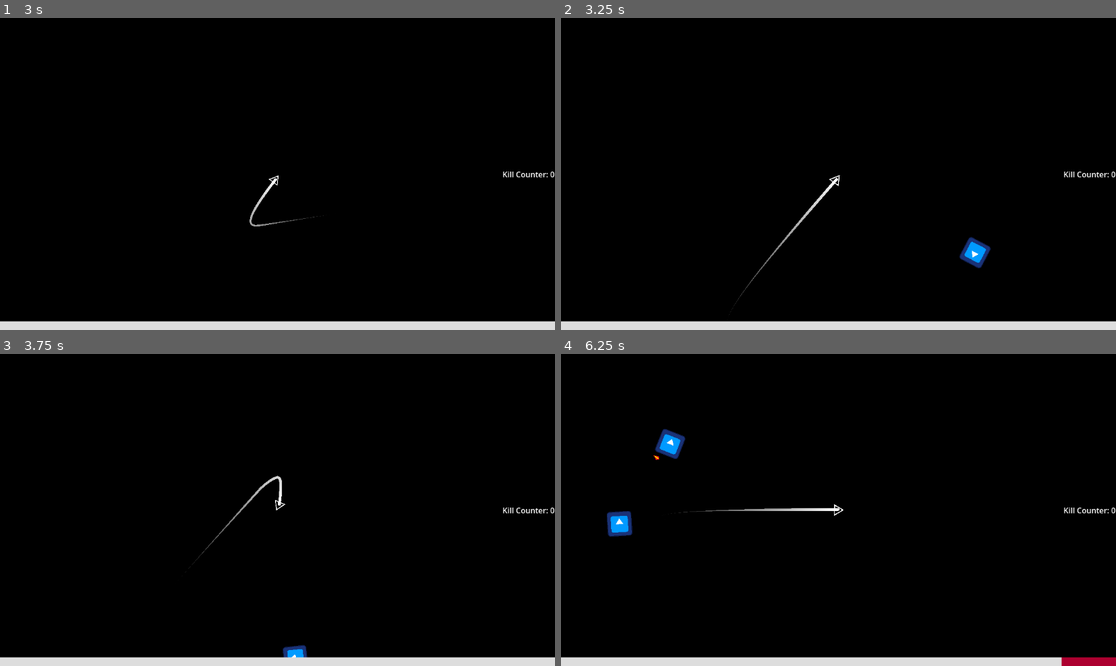
Above: before the commit, frames 1-4 (two rows, left to right).
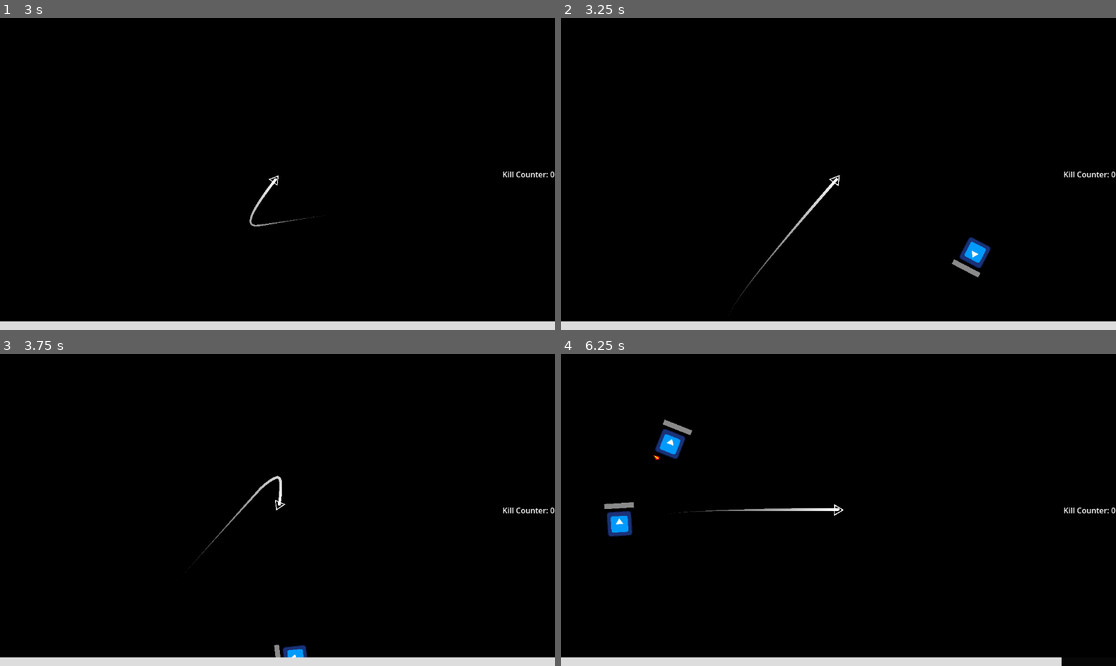
Above: after the commit, the same moments.

Repository: HazarBakir/void_blade
Game: Godot game, scene res://Scenes/main_menu.tscn
Two runs of this game, one before a commit and one after it. Both use one fixed random seed, a clock stepped at 60 frames per second and the inputs below. The engine's default icon, where the game draws it, is replaced by a stand-in: a white triangle on a blue panel in a dark square.
Inputs (mouse positions are in pixels of both pictures, inside the frame that each line leads up to):
- Up to frame 1 (3 s): click "Play" at 0.5 s; move the mouse to (399, 158) at 1.27 s; press the mouse at (399, 158) at 1.28 s; move the mouse to (166, 189) at 2.02 s; release the mouse at (166, 189) at 2.03 s; click (166, 189) at 2.1 s; tap Enter at 2.75 s; move the mouse to (333, 105) at 2.77 s; press the mouse at (333, 105) at 2.78 s
- Up to frame 2 (3.25 s): no input
- Up to frame 3 (3.75 s): move the mouse to (249, 572) at 3.52 s; release the mouse at (249, 572) at 3.53 s; click (249, 572) at 3.6 s
- Up to frame 4 (6.25 s): move the mouse to (1005, 556) at 4.27 s; press the mouse at (1005, 556) at 4.28 s; move the mouse to (672, 463) at 5.02 s; release the mouse at (672, 463) at 5.03 s; click (672, 463) at 5.1 s; move the mouse to (866, 510) at 5.77 s; press the mouse at (866, 510) at 5.78 s

Frame 1 is identical in both runs. In frame 2, 0.1% of the frame differs, in the area x 70-76%, y 77-84%; in frame 3, less than 0.1%; in frame 4, 0.5%, in the area x 7-100%, y 20-100%.

Commit message:
feat: add health bar for every entity

Diff:
--- a/Scenes/enemy_lvl_1_ranger.tscn
+++ b/Scenes/enemy_lvl_1_ranger.tscn
@@ -1,9 +1,10 @@
-[gd_scene load_steps=10 format=3 uid="uid://wer3pvkapch2"]
+[gd_scene load_steps=12 format=3 uid="uid://wer3pvkapch2"]
 
 [ext_resource type="Script" uid="uid://cxtqkpmof6s2u" path="res://Scripts/Enemy/enemy.gd" id="1_rrurh"]
 [ext_resource type="PackedScene" uid="uid://bk26mij5r3bbl" path="res://Scenes/Components/HealthComponent.tscn" id="2_cipht"]
 [ext_resource type="Texture2D" uid="uid://cbvrpblaxd16w" path="res://icon.svg" id="2_cvvx1"]
 [ext_resource type="PackedScene" uid="uid://c0gq8trldftv0" path="res://Scenes/Components/HitboxComponent.tscn" id="3_p86u8"]
+[ext_resource type="PackedScene" uid="uid://44magkyc6d5o" path="res://Scenes/healthbar.tscn" id="5_cipht"]
 
 [sub_resource type="RectangleShape2D" id="RectangleShape2D_xaxbr"]
 
@@ -33,6 +34,9 @@
 &"Hit": SubResource("Animation_cipht"),
 &"RESET": SubResource("Animation_p86u8")
 }
+
+[sub_resource type="StyleBoxFlat" id="StyleBoxFlat_cipht"]
+bg_color = Color(0.54099, 0.540991, 0.540989, 1)
 
 [node name="enemy_lvl_1_ranger" type="CharacterBody2D"]
 scale = Vector2(2.04052, 2.04052)
@@ -67,5 +71,13 @@
 &"": SubResource("AnimationLibrary_8jkys")
 }
 
+[node name="Health" parent="." node_paths=PackedStringArray("health_component") instance=ExtResource("5_cipht")]
+offset_left = -11.0
+offset_top = -16.0
+offset_right = 12.0
+offset_bottom = -12.0
+theme_override_styles/fill = SubResource("StyleBoxFlat_cipht")
+health_component = NodePath("../HealthComponent")
+
 [connection signal="area_entered" from="HitboxComponent" to="." method="_on_hitbox_component_area_entered"]
 [connection signal="timeout" from="Timer" to="." method="_on_timer_timeout"]
--- /dev/null
+++ b/Scenes/healthbar.tscn
@@ -0,0 +1,22 @@
+[gd_scene load_steps=3 format=3 uid="uid://44magkyc6d5o"]
+
+[ext_resource type="Script" uid="uid://c7shxdlp0vqye" path="res://Scripts/Player/health.gd" id="1_k4tqu"]
+
+[sub_resource type="StyleBoxFlat" id="StyleBoxFlat_fiftr"]
+bg_color = Color(0.864675, 0.864675, 0.864675, 1)
+
+[node name="Health" type="ProgressBar"]
+anchors_preset = 12
+anchor_top = 1.0
+anchor_right = 1.0
+anchor_bottom = 1.0
+offset_left = -3.0
+offset_top = -18.0
+offset_right = 3.0
+offset_bottom = 1.0
+grow_horizontal = 2
+grow_vertical = 0
+theme_override_styles/fill = SubResource("StyleBoxFlat_fiftr")
+value = 100.0
+show_percentage = false
+script = ExtResource("1_k4tqu")
--- a/Scripts/Player/health.gd
+++ b/Scripts/Player/health.gd
@@ -1,5 +1,5 @@
 extends ProgressBar
-@onready var health_component: HealthComponent = %player.get_node("%HealthComponent")
+@export var health_component: HealthComponent
 var tween: Tween
 
 func _ready() -> void:
--- a/scenes/game_scene.tscn
+++ b/scenes/game_scene.tscn
@@ -1,15 +1,8 @@
-[gd_scene load_steps=8 format=3 uid="uid://pektlh5iak8r"]
+[gd_scene load_steps=5 format=3 uid="uid://pektlh5iak8r"]
 
 [ext_resource type="PackedScene" uid="uid://bvr6pjuau5noi" path="res://Scenes/player.tscn" id="1_w5aja"]
-[ext_resource type="Script" uid="uid://c7shxdlp0vqye" path="res://Scripts/Player/health.gd" id="4_1ixah"]
 [ext_resource type="PackedScene" uid="uid://dot0y6kbrri6e" path="res://Scenes/enemy_spawner.tscn" id="4_fiftr"]
 [ext_resource type="Script" uid="uid://dj4jlrxcrjnj2" path="res://Scripts/Player/kill_count.gd" id="4_rgj8m"]
-
-[sub_resource type="StyleBoxFlat" id="StyleBoxFlat_1ixah"]
-bg_color = Color(0.677301, 0, 0.188139, 1)
-
-[sub_resource type="StyleBoxFlat" id="StyleBoxFlat_fiftr"]
-bg_color = Color(0.864675, 0.864675, 0.864675, 1)
 
 [sub_resource type="Environment" id="Environment_6h5vk"]
 background_mode = 3
@@ -61,23 +54,6 @@
 
 [node name="CanvasLayer" type="CanvasLayer" parent="Control"]
 
-[node name="Health" type="ProgressBar" parent="Control/CanvasLayer"]
-anchors_preset = 12
-anchor_top = 1.0
-anchor_right = 1.0
-anchor_bottom = 1.0
-offset_left = -3.0
-offset_top = -18.0
-offset_right = 3.0
-offset_bottom = 1.0
-grow_horizontal = 2
-grow_vertical = 0
-theme_override_styles/background = SubResource("StyleBoxFlat_1ixah")
-theme_override_styles/fill = SubResource("StyleBoxFlat_fiftr")
-value = 100.0
-show_percentage = false
-script = ExtResource("4_1ixah")
-
 [node name="KillCount" type="Label" parent="Control/CanvasLayer"]
 anchors_preset = 6
 anchor_left = 1.0
--- a/scenes/player.tscn
+++ b/scenes/player.tscn
@@ -7,6 +7,7 @@
 [ext_resource type="PackedScene" uid="uid://c0gq8trldftv0" path="res://Scenes/Components/HitboxComponent.tscn" id="3_f1ek2"]
 [ext_resource type="Script" uid="uid://b13u0ty16kbto" path="res://Scripts/Player/trail_line.gd" id="4_dqkch"]
 [ext_resource type="PackedScene" uid="uid://bodr213y7ryu7" path="res://Scenes/explode particle.tscn" id="5_fkybt"]
+[ext_resource type="PackedScene" uid="uid://44magkyc6d5o" path="res://Scenes/healthbar.tscn" id="8_8erm5"]
 
 [sub_resource type="CircleShape2D" id="CircleShape2D_qhqgy"]
 radius = 3.68421
@@ -70,5 +71,10 @@
 [node name="Explode Particle" parent="." instance=ExtResource("5_fkybt")]
 scale = Vector2(6, 6)
 
+[node name="CanvasLayer" type="CanvasLayer" parent="."]
+
+[node name="Health" parent="CanvasLayer" node_paths=PackedStringArray("health_component") instance=ExtResource("8_8erm5")]
+health_component = NodePath("../../HealthComponent")
+
 [connection signal="ready" from="." to="." method="_on_ready"]
 [connection signal="area_entered" from="HitboxComponent" to="." method="_on_area_entered"]
Not shown: 1 places in scenes/player.tscn that only renumber resources
